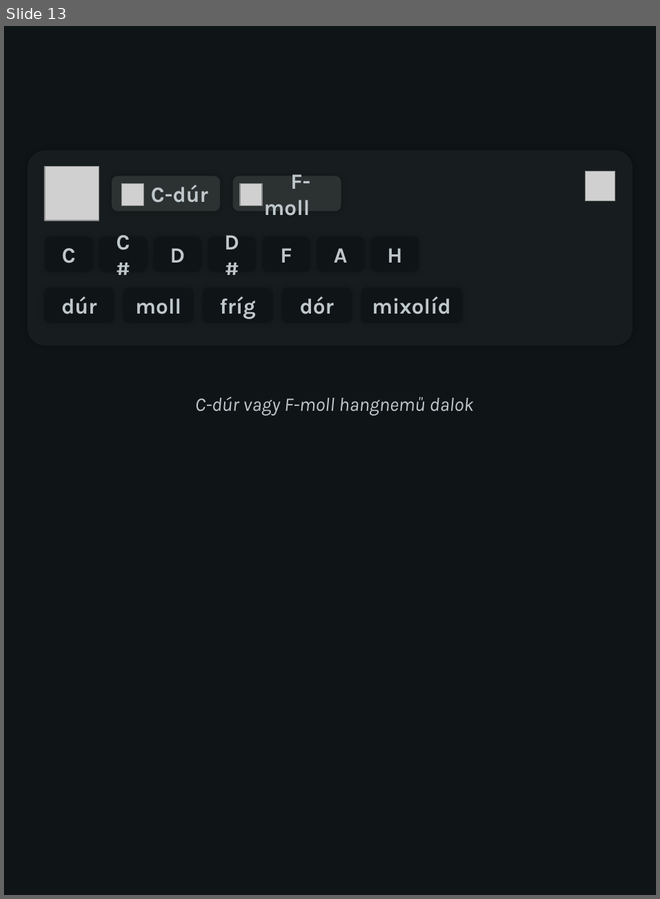
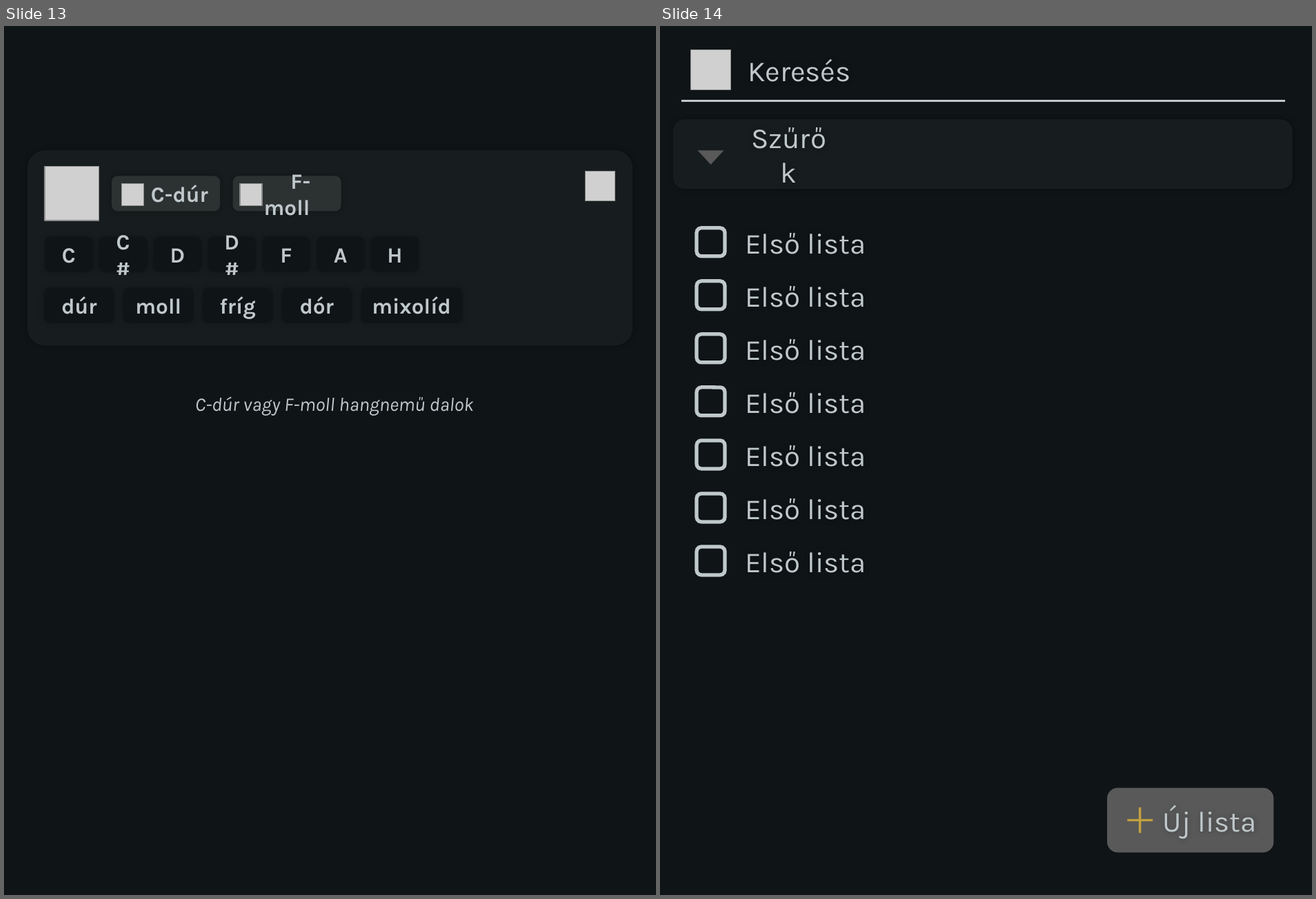
Before and after one commit to reformatus/lyric, a slide deck: Tervek/ui-terv.pptx. Shown side by side, each under a label of ours: slide 13 before the commit, slides 13 and 14 after it. The pictures are 660x899 and 1316x899 pixels, drawn with LibreOffice and Linux fonts; fonts in the diff are those of the drawing; grey boxes stand for pictures; background and template pictures are left out. Boxes give left, top, right and bottom in pixels: in the first picture for what was removed or moved away, otherwise in the second. Text is boxed around its words. In the diff, an @@ line names an element or a change of style, - is before the commit and + after.

```diff
--- a/Tervek/ui-terv.pptx
+++ b/Tervek/ui-terv.pptx
@@ slide 14 added at (660,26,1312,895), background #0F1416 @@
@@ picture added at (691,50,731,90) @@
@@ text added at (748,59,850,82), 24 pt, text #BFC8CB @@
+Keresés
@@ line added from (681, 101) to (1285, 101), #BFC8CB 1.5 pt @@
@@ rounded rectangle added at (673,119,1292,189), fill #171D1E @@
@@ text added at (735,136,844,172), 24 pt, text #BFC8CB @@
+Szűrők
@@ flow chart merge added at (697,150,723,164), fill #595959 @@
@@ rounded rectangle added at (697,227,725,256), outline #BFC8CB 3 pt @@
@@ text added at (745,233,866,254), 24 pt, text #BFC8CB @@
+Első lista
@@ rounded rectangle added at (697,281,725,310), outline #BFC8CB 3 pt @@
@@ text added at (745,286,866,308), 24 pt, text #BFC8CB @@
+Első lista
@@ rounded rectangle added at (697,334,725,363), outline #BFC8CB 3 pt @@
@@ text added at (745,339,866,361), 24 pt, text #BFC8CB @@
+Első lista
@@ rounded rectangle added at (697,388,725,417), outline #BFC8CB 3 pt @@
@@ text added at (745,392,866,414), 24 pt, text #BFC8CB @@
+Első lista
@@ rounded rectangle added at (697,441,725,470), outline #BFC8CB 3 pt @@
@@ text added at (745,446,866,467), 24 pt, text #BFC8CB @@
+Első lista
@@ rounded rectangle added at (697,494,725,522), outline #BFC8CB 3 pt @@
@@ text added at (745,499,866,520), 24 pt, text #BFC8CB @@
+Első lista
@@ rounded rectangle added at (697,547,725,575), outline #BFC8CB 3 pt @@
@@ text added at (745,552,866,573), 24 pt, text #BFC8CB @@
+Első lista
@@ rounded rectangle added at (1107,788,1274,853), fill #595959 @@
@@ plus added at (1128,808,1153,833), fill #C3A140 @@
@@ text added at (1163,806,1256,839), 24 pt, text #BFC8CB @@
+Új lista
```
Also in this commit, not shown: 1 other slide added.
